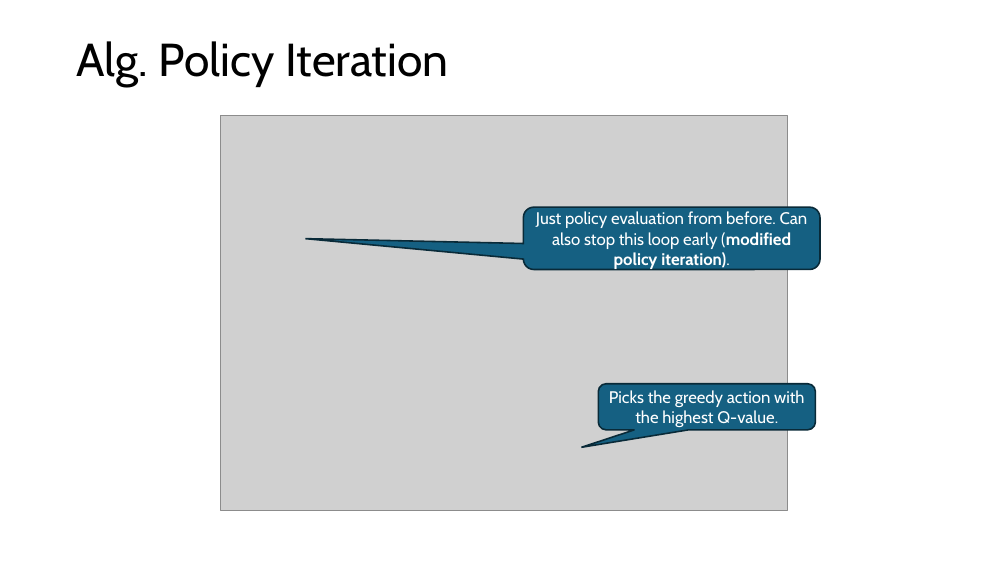
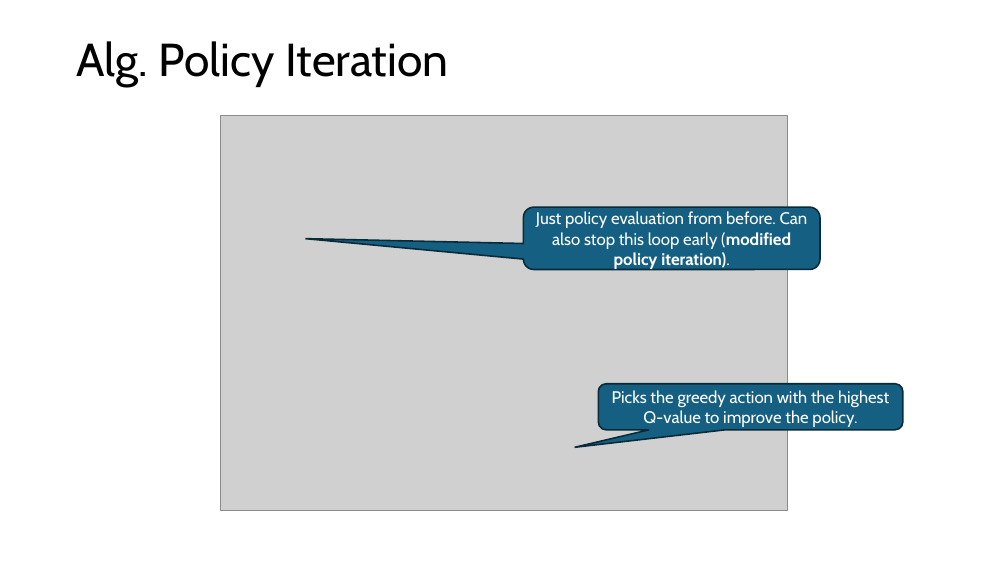
Before and after one commit to mhahsler/Introduction_to_Reinforcement_Learning, a slide deck: slide 15 of slides/Lecture_Chapter04.pptx. Drawn at 1008x567 pixels with LibreOffice and Linux fonts; fonts in the diff are those of the drawing; grey boxes stand for pictures. Boxes give left, top, right and bottom in pixels: in the first picture for what was removed or moved away, otherwise in the second. Text is boxed around its words. In the diff, an @@ line names an element or a change of style, - is before the commit and + after.

```diff
--- a/slides/Lecture_Chapter04.pptx
+++ b/slides/Lecture_Chapter04.pptx
@@ rounded speech box "Picks the greedy action with ..." resized from (x1=598, y1=384, x2=815, y2=430) to (x1=598, y1=384, x2=903, y2=430) @@
@@ text in rounded speech box at (x1=612, y1=390, x2=889, y2=427): text changed @@
-Picks the greedy action with the highest Q-value.
+Picks the greedy action with the highest Q-value to improve the policy.
```
Also in this commit, not shown: 15 other slides changed, 1 slide added, 1 slide removed, 1 other file.
